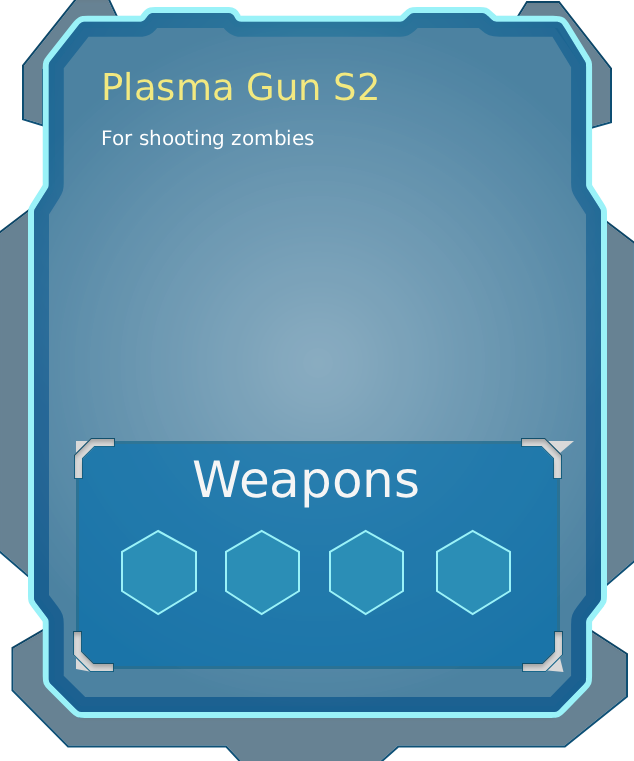
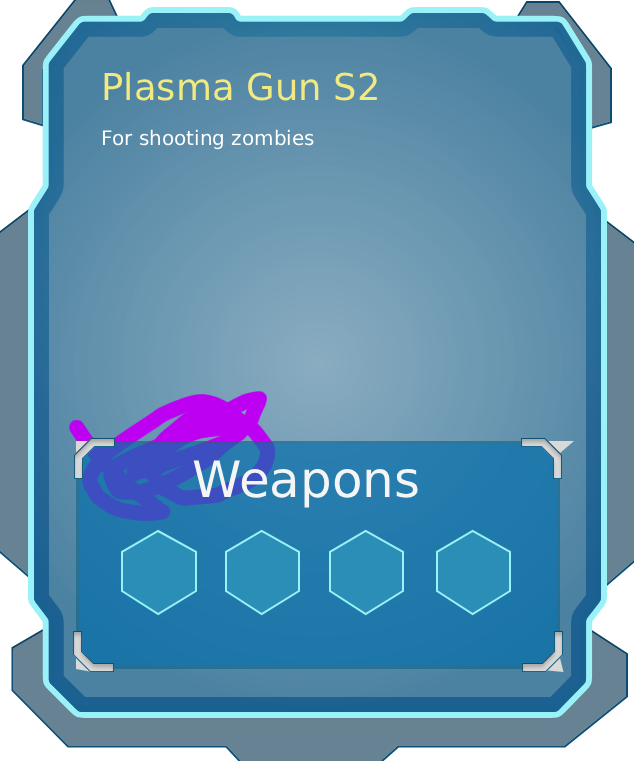
Before/after of a (634, 761) layered artwork. What changed in the layer stack:
painted on "BG" over [69, 391, 275, 521]
